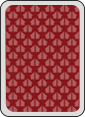
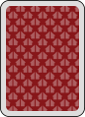
Two versions of the same layered image (85×117). Layer-by-layer changes:
renamed "STROKE" to "Layer 1", painted on it over [5, 5, 80, 112]
